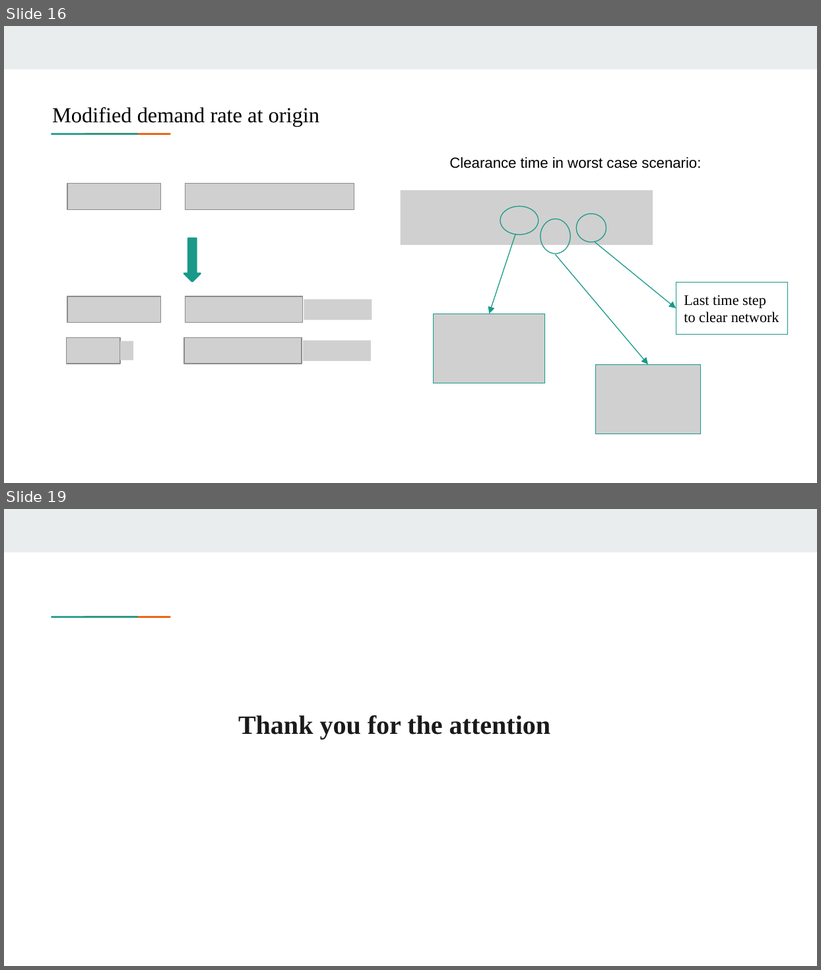
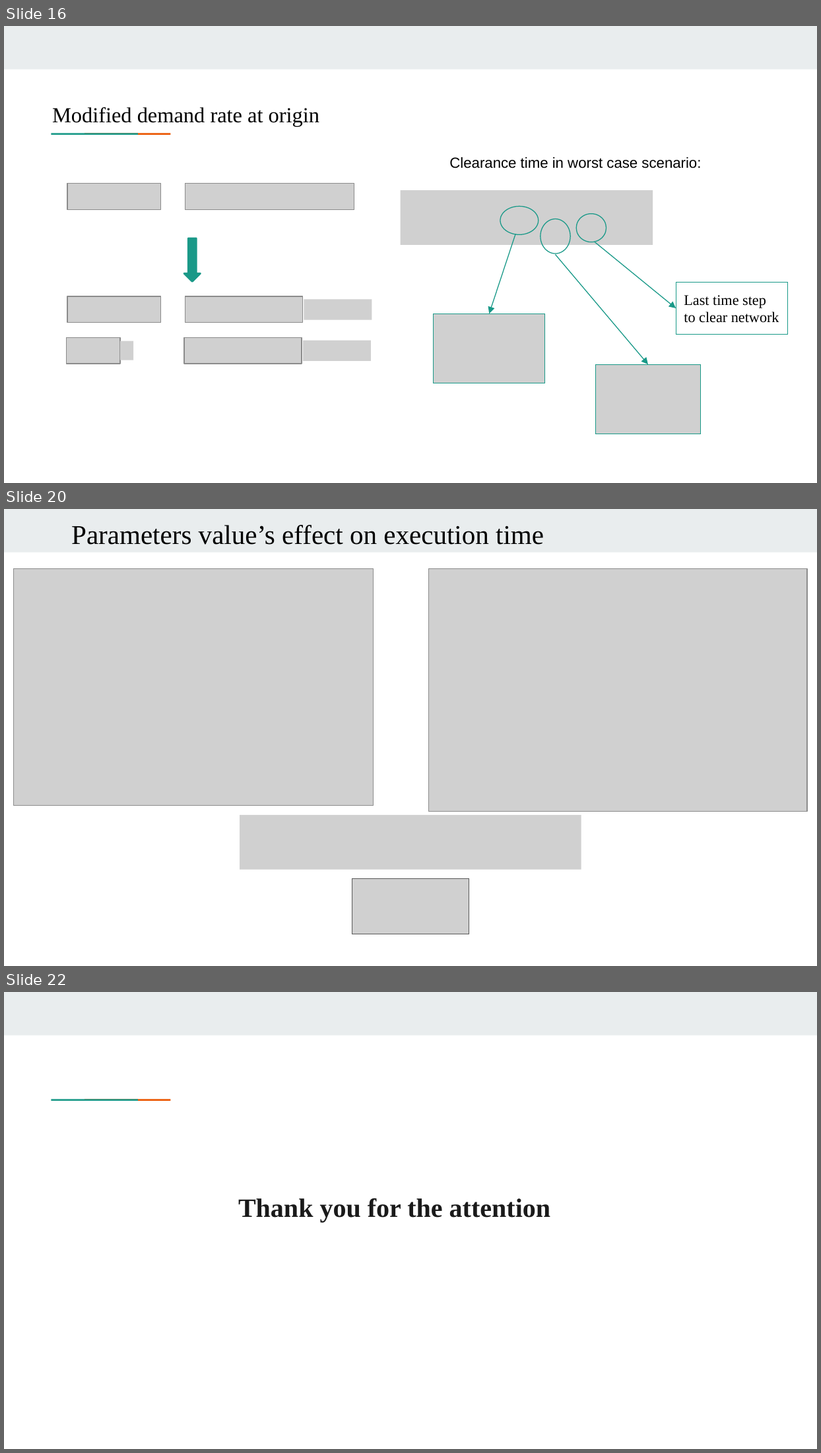
Before and after one commit to saraserafino/WirelessChargingLanes-Optimisation, a slide deck: presentation.pptx. Shown one above the other, each under a label of ours: slides 16 and 19 before the commit, slides 16, 20 and 22 after it; the slides between them are not shown. The pictures are 821x970 and 821x1453 pixels, drawn with LibreOffice and Linux fonts; fonts in the diff are those of the drawing; grey boxes stand for pictures. Boxes give left, top, right and bottom in pixels: in the first picture for what was removed or moved away, otherwise in the second. Text is boxed around its words. In the diff, an @@ line names an element or a change of style, - is before the commit and + after.

```diff
--- a/presentation.pptx
+++ b/presentation.pptx
@@ slide 20 added at [4, 509, 817, 966], background #FFFFFF; not listed: 1 template element that a slide beside it also shows @@
@@ text added at [71, 525, 544, 545], 24 pt, text #000000 @@
+Parameters value’s effect on execution time
@@ picture added at [14, 569, 373, 806] @@
@@ picture added at [428, 569, 807, 813] @@
@@ picture added at [240, 815, 582, 870] @@
@@ picture added at [352, 879, 469, 934] @@
@@ what was slide 19 is now slide 22 @@
```
Also in this commit, not shown: 4 slides changed, 2 other slides added.
